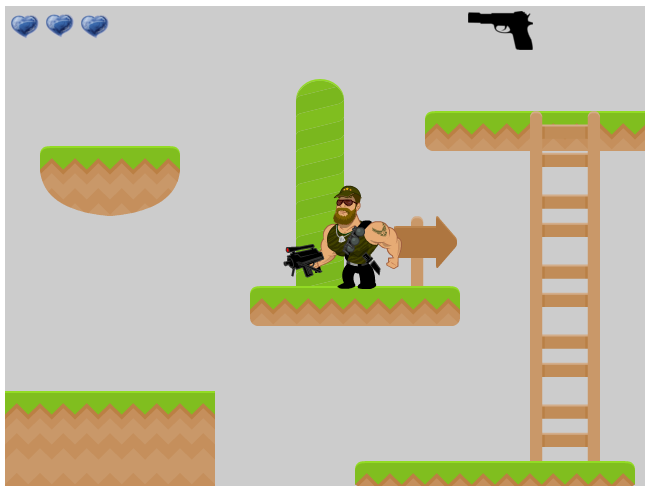
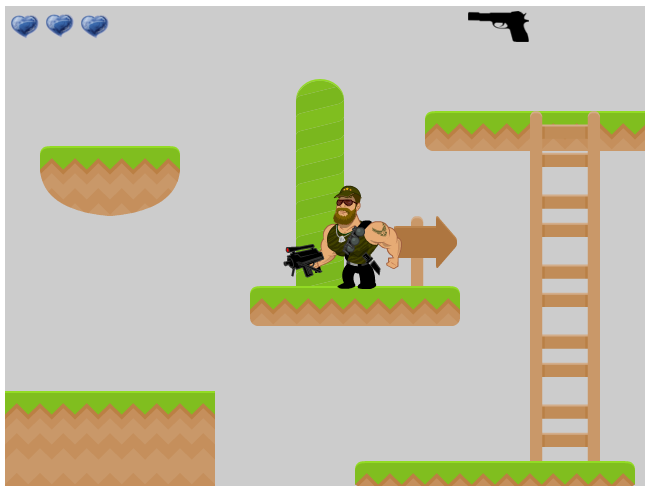
Layers edited between the first and the second 654 x 493 image:
painted on "1313522637716059314Gun Silhouette.svg.hi.png" over [468, 11, 533, 50]
